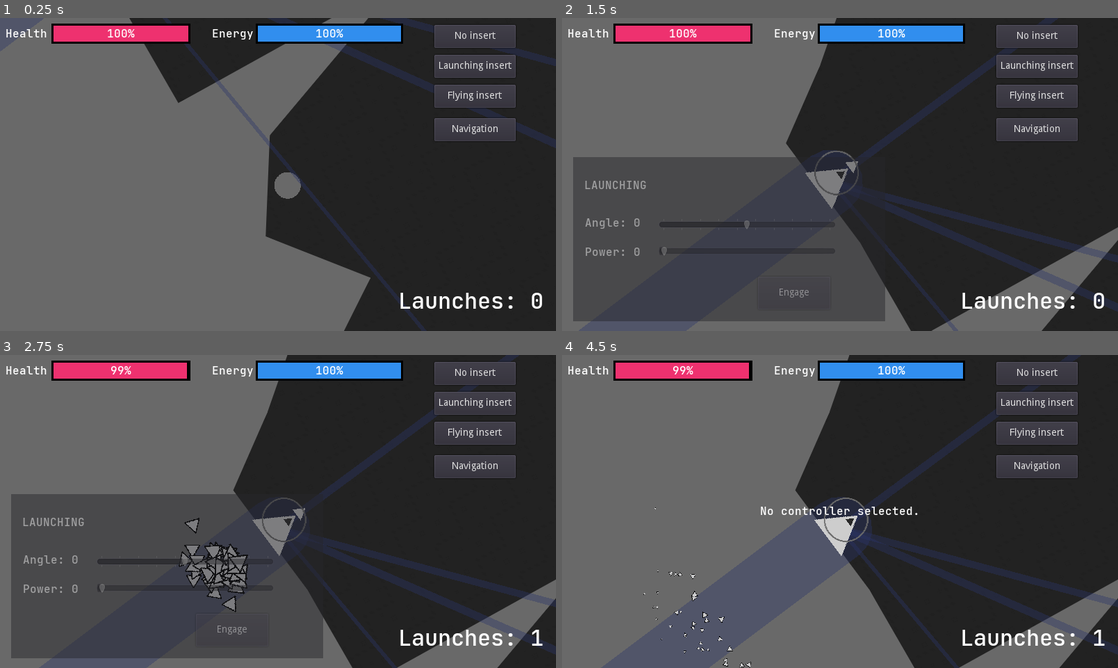
Above: before the commit, frames 1-4 (two rows, left to right).
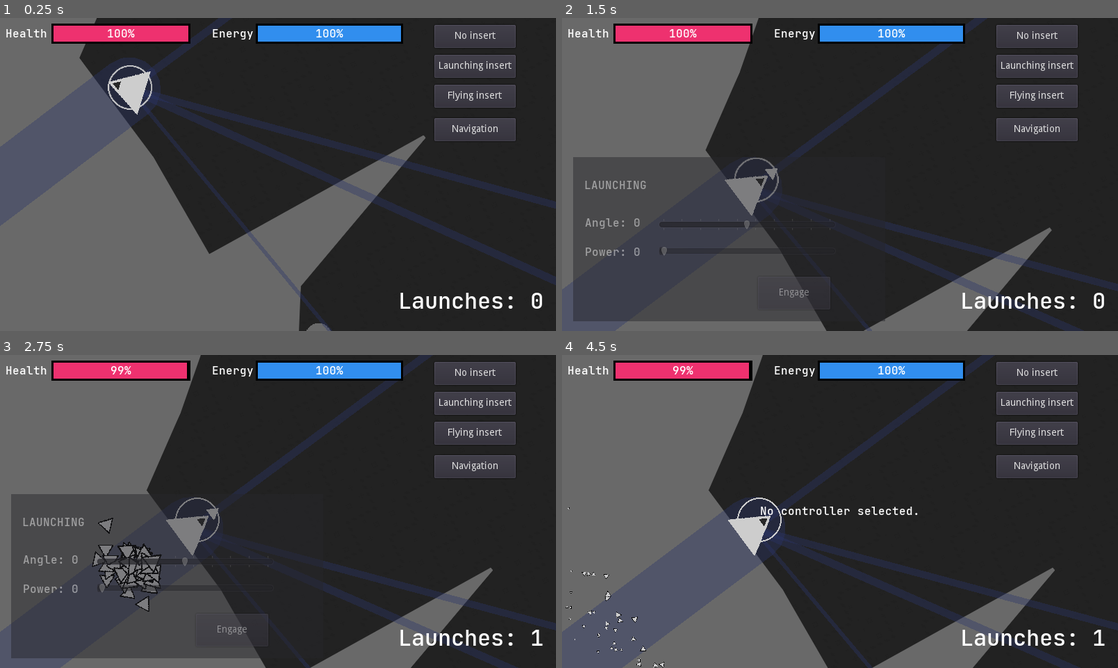
Above: after the commit, the same moments.

Repository: enricllagostera/de-volta
Game: Godot game, scene res://scenes/Game.tscn
The game is run twice, just before and just after one commit, with the same random seed, the same clock (stepped at 60 frames per second) and the same inputs.
Inputs:
- Up to frame 1 (0.25 s): no input
- Up to frame 2 (1.5 s): tap Enter (ui_accept) at 0.5, 0.77 s; hold Right (ui_right) 0.53-1.28 s; tap 1 (empty_controller) at 0.6 s; hold Down (ui_down) from 1.28 s (still down); tap 2 (launching_controller) at 1.35 s
- Up to frame 3 (2.75 s): tap Enter (ui_accept) at 1.52 s; release Down (ui_down) at 2 s; click "Engage" at 2 s
- Up to frame 4 (4.5 s): hold Right (ui_right) 2.78-3.53 s; tap 1 (empty_controller) at 2.85, 4.35 s; hold Up (ui_up) 3.53-4.28 s; tap 2 (launching_controller) at 3.6 s; tap Enter (ui_accept) at 3.77 s; hold Left (ui_left) from 4.28 s (still down)

The runs differ from the first frame. In frame 1, 25% of the frame differs, in the area x 14-100%, y 0-100%; in frame 2, 23%; in frame 3, 25%; in frame 4, 27%, in the area x 0-100%, y 0-100%.

Commit message:
feat: Adds new navigation system
The navigation system is now a separate controller insert. It pans around the level using a trackpad. Costs and GUI are functional.

Closes #1

Diff:
--- a/Map.gd
+++ b/Map.gd
@@ -1,15 +1,36 @@
 extends Node2D
+
+export var area_bounds:Rect2
+export var map_camera_smooth:float = 2.0
+var map_camera_target:Vector2
+
 
 
 func _ready():
 	get_tree().call_group("gravity_attractor", "add_body", $Player/Starship);
 
 
-func _process(_delta):
+func _process(delta):
+	if $MapCamera2D.current:
+		$MapCamera2D.offset = lerp($MapCamera2D.offset, map_camera_target, delta * map_camera_smooth)
 	var target_pos = $Player/Starship.position
 	$GameplayCamera2D.position = target_pos + Vector2(0, -25);
+	if area_bounds.has_point(target_pos):
+		$Player/Starship.entered_map_area()
+	else:
+		$Player/Starship.exited_map_area()
 
 
 func _on_Starship_navigation_engaged(is_active):
 	$GameplayCamera2D.current = not is_active;
 	$MapCamera2D.current = is_active;
+
+
+func _on_NavHSlider_value_changed(value):
+	var new_x = range_lerp(value, 0, 100, $MapCamera2D.limit_left, $MapCamera2D.limit_right - OS.window_size.x*$MapCamera2D.zoom.x)
+	map_camera_target.x = new_x
+
+
+func _on_NavVSlider_value_changed(value):
+	var new_y = range_lerp((100-value), 0, 100, $MapCamera2D.limit_top, $MapCamera2D.limit_bottom - OS.window_size.y*$MapCamera2D.zoom.y)
+	map_camera_target.y = new_y
--- a/OffscreenTimer.gd
+++ b/OffscreenTimer.gd
@@ -1,8 +1,3 @@
 extends Timer
 
 func _ready():
-	pass
-
-
-func _on_VisibilityNotifier2D_screen_exited():
-	start()
--- a/Player.gd
+++ b/Player.gd
@@ -12,6 +12,8 @@
 	_change_launch_angle(0)
 	_change_launch_power(0)
 	activate_launching_controller()
+	$Controllers/Navigating/NavHSlider.value = 50;
+	$Controllers/Navigating/NavVSlider.value = 50;
 	$JSBridge.js_call("testFunction")
 
 
--- a/Starship.gd
+++ b/Starship.gd
@@ -30,9 +30,10 @@
 var last_launch_direction = Vector2.UP
 var is_grounded = false
 var is_navigating = false
-var is_offscreen = false
+var is_out_of_bounds = false
 var is_dying = false
 var is_shielded = false
+var out_of_bounds_timer:Timer
 
 signal energy_changed(new_energy)
 signal launched(launch_count)
@@ -71,14 +72,14 @@
 	if controller == Controller.LAUNCHING and is_grounded:
 		$LaunchAim.visible = true
 		$LaunchAim.rotation = $Visual.rotation + deg2rad(launch_angle - 90)
-		if is_navigating:
-			_change_energy(energy - delta * energy_for_navigation_per_s)
 		display_launch_aim()
 	else:
 		$LaunchAim.visible = false
 
 
 func _physics_process(delta):
+	if is_navigating:
+		_change_energy(energy - delta * energy_for_navigation_per_s)
 	if not is_grounded:
 		velocity += -velocity * base_damp
 		var target_rotation = get_angle_to(position + velocity) + deg2rad(90)
@@ -109,7 +110,6 @@
 func launch():
 	if not has_enough_energy_to_launch():
 		return
-	is_navigating = false
 	emit_signal("navigation_engaged", false)
 	var launch_direction = global_position.direction_to($LaunchAim/Tip.global_position)
 	velocity += launch_direction * (launch_power * base_power)
@@ -128,7 +128,6 @@
 
 func _on_Goal_body_entered(body):
 	if body == self:
-		$VisibilityNotifier2D.free()
 		emit_signal("goal_reached", launch_count, energy)
 
 
@@ -164,14 +163,14 @@
 		$LaunchAim/Power.default_color = Color.black
 
 
-func entered_screen():
-	is_offscreen = false
+func entered_map_area():
+	is_out_of_bounds = false
 
 
-func exited_screen():
-	if is_offscreen:
+func exited_map_area():
+	if is_out_of_bounds:
 		return
-	is_offscreen = true
+	is_out_of_bounds = true
 	yield(get_tree().create_timer(OFFSCREEN_TIME_MAX), "timeout")
-	if is_offscreen:
+	if is_out_of_bounds:
 		emit_signal("died")
--- a/levels/LargeTestMap.tscn
+++ b/levels/LargeTestMap.tscn
@@ -54,6 +54,8 @@
 
 [node name="TestMap" type="Node2D"]
 script = ExtResource( 9 )
+area_bounds = Rect2( 0, 0, 2800, 2800 )
+map_camera_smooth = 4.0
 
 [node name="HUD" type="CanvasLayer" parent="."]
 
@@ -132,28 +134,8 @@
 "_edit_use_anchors_": false
 }
 
-[node name="GameplayCamera2D" type="Camera2D" parent="."]
-position = Vector2( 727, 1175 )
-current = true
-limit_left = -700
-limit_top = -500
-limit_right = 3000
-limit_bottom = 1700
-limit_smoothed = true
-smoothing_enabled = true
-editor_draw_limits = true
-
-[node name="MapCamera2D" type="Camera2D" parent="."]
-offset = Vector2( 3200, -475 )
-zoom = Vector2( 5, 5 )
-limit_left = 0
-limit_top = 0
-limit_right = 0
-limit_bottom = 0
-editor_draw_limits = true
-
 [node name="Backdrop" type="Polygon2D" parent="."]
-position = Vector2( 1342.5, 649 )
+position = Vector2( 2194, 1491 )
 color = Color( 0.133333, 0.133333, 0.133333, 1 )
 texture = ExtResource( 18 )
 texture_scale = Vector2( 0.5, 0.5 )
@@ -163,14 +145,15 @@
 offset_per_second = Vector2( 3, 1 )
 
 [node name="Scenario" type="Node2D" parent="."]
-modulate = Color( 0.411765, 0.411765, 0.411765, 1 )
 __meta__ = {
 "_edit_group_": true,
 "_edit_lock_": true
 }
 
 [node name="Terrain" parent="Scenario" instance=ExtResource( 10 )]
+modulate = Color( 0.411765, 0.411765, 0.411765, 1 )
 material = null
+position = Vector2( 428, 734 )
 color = Color( 1, 1, 1, 1 )
 texture = null
 polygon = PoolVector2Array( -982, -69, -976, -888, -535, -934, -500, -782, -353, -793, -399, -569, -220, -412, 36, -489 …(229 unchanged characters)…
@@ -179,11 +162,13 @@
 default_color = Color( 1, 1, 1, 1 )
 
 [node name="PlanetAttractorLeft3" parent="Scenario" instance=ExtResource( 28 )]
-position = Vector2( -982, 595 )
+modulate = Color( 0.411765, 0.411765, 0.411765, 1 )
+position = Vector2( -554, 1329 )
 
 [node name="Terrain3" parent="Scenario" instance=ExtResource( 10 )]
+modulate = Color( 0.411765, 0.411765, 0.411765, 1 )
 material = null
-position = Vector2( 2029, -1508 )
+position = Vector2( 2457, -774 )
 color = Color( 1, 1, 1, 1 )
 texture = null
 texture_rotation_degrees = 45.0
@@ -194,11 +179,14 @@
 default_color = Color( 1, 1, 1, 1 )
 
 [node name="PlanetAttractorLeft5" parent="Scenario" instance=ExtResource( 28 )]
-position = Vector2( 1047, -913 )
+modulate = Color( 0.411765, 0.411765, 0.411765, 1 )
+position = Vector2( 1475, -179 )
 mass = 5000.0
 
 [node name="Terrain2" parent="Scenario" instance=ExtResource( 11 )]
+modulate = Color( 0.411765, 0.411765, 0.411765, 1 )
 material = null
+position = Vector2( 2707, 896 )
 texture = null
 polygon = PoolVector2Array( -49, -434, 218, -642, 585, -713, 1065, -761, 1305, -134, 1821, 700, 1168, 1904, 608, 2021, 196, 1860, -129, 1600, -359, 1323, -519, 1088, -578, 802, -602, 522, -535, 310, -457, 140, -375, -76, -270, -233, -157, -353 )
 
@@ -206,10 +194,12 @@
 default_color = Color( 1, 1, 1, 1 )
 
 [node name="PlanetAttractorLeft2" parent="Scenario" instance=ExtResource( 28 )]
-position = Vector2( 2885, 789 )
+modulate = Color( 0.411765, 0.411765, 0.411765, 1 )
+position = Vector2( 3313, 1523 )
 
 [node name="Goal" type="Area2D" parent="Scenario"]
-position = Vector2( 727, 1186 )
+modulate = Color( 0.411765, 0.411765, 0.411765, 1 )
+position = Vector2( 1155, 1920 )
 script = ExtResource( 6 )
 __meta__ = {
 "_edit_group_": true
@@ -222,7 +212,8 @@
 shape = SubResource( 7 )
 
 [node name="Battery1" type="Area2D" parent="Scenario"]
-position = Vector2( 10, -325 )
+modulate = Color( 0.411765, 0.411765, 0.411765, 1 )
+position = Vector2( 438, 409 )
 script = ExtResource( 4 )
 __meta__ = {
 "_edit_group_": true
@@ -236,7 +227,8 @@
 shape = SubResource( 8 )
 
 [node name="Battery2" type="Area2D" parent="Scenario"]
-position = Vector2( 1015, 254 )
+modulate = Color( 0.411765, 0.411765, 0.411765, 1 )
+position = Vector2( 1443, 988 )
 script = ExtResource( 4 )
 __meta__ = {
 "_edit_group_": true
@@ -250,7 +242,8 @@
 shape = SubResource( 8 )
 
 [node name="Battery3" type="Area2D" parent="Scenario"]
-position = Vector2( 329, 693 )
+modulate = Color( 0.411765, 0.411765, 0.411765, 1 )
+position = Vector2( 757, 1427 )
 script = ExtResource( 4 )
 __meta__ = {
 "_edit_group_": true
@@ -264,7 +257,8 @@
 shape = SubResource( 8 )
 
 [node name="Battery4" type="Area2D" parent="Scenario"]
-position = Vector2( 1641, 757 )
+modulate = Color( 0.411765, 0.411765, 0.411765, 1 )
+position = Vector2( 2069, 1491 )
 script = ExtResource( 4 )
 __meta__ = {
 "_edit_group_": true
@@ -278,7 +272,8 @@
 shape = SubResource( 8 )
 
 [node name="Battery5" type="Area2D" parent="Scenario"]
-position = Vector2( 127, 318 )
+modulate = Color( 0.411765, 0.411765, 0.411765, 1 )
+position = Vector2( 555, 1052 )
 script = ExtResource( 4 )
 __meta__ = {
 "_edit_group_": true
@@ -292,31 +287,52 @@
 shape = SubResource( 8 )
 
 [node name="Asteroid1" parent="Scenario" instance=ExtResource( 28 )]
-position = Vector2( 938, 1268 )
+modulate = Color( 0.411765, 0.411765, 0.411765, 1 )
+position = Vector2( 1366, 2002 )
 mass = 4000.0
 
 [node name="Visual" parent="Scenario/Asteroid1" index="1"]
 scale = Vector2( 5, 5 )
 
 [node name="Asteroid2" parent="Scenario" instance=ExtResource( 28 )]
-position = Vector2( 938, 450 )
+modulate = Color( 0.411765, 0.411765, 0.411765, 1 )
+position = Vector2( 1366, 1184 )
 mass = 4000.0
 
 [node name="Visual" parent="Scenario/Asteroid2" index="1"]
 scale = Vector2( 5, 5 )
 
+[node name="LaunchPoint" parent="Scenario" instance=ExtResource( 20 )]
+self_modulate = Color( 0.803922, 0.803922, 0.803922, 1 )
+position = Vector2( 284, 694 )
+
+[node name="LaunchPoint2" parent="Scenario" instance=ExtResource( 20 )]
+self_modulate = Color( 0.803922, 0.803922, 0.803922, 1 )
+position = Vector2( 332, 2334 )
+
+[node name="LaunchPoint3" parent="Scenario" instance=ExtResource( 20 )]
+self_modulate = Color( 0.803922, 0.803922, 0.803922, 1 )
+position = Vector2( 2580, 478 )
+
+[node name="LaunchPoint4" parent="Scenario" instance=ExtResource( 20 )]
+self_modulate = Color( 0.803922, 0.803922, 0.803922, 1 )
+position = Vector2( 2140, 1926 )
+
+[node name="LaunchPoint5" parent="Scenario" instance=ExtResource( 20 )]
+self_modulate = Color( 0.803922, 0.803922, 0.803922, 1 )
+position = Vector2( 1236, 1024 )
+
 [node name="Player" type="Node2D" parent="."]
 script = ExtResource( 5 )
 
 [node name="Starship" parent="Player" groups=["starship"] instance=ExtResource( 2 )]
 modulate = Color( 0.803922, 0.803922, 0.803922, 1 )
-position = Vector2( 1696, 560 )
+position = Vector2( 2124, 1294 )
 base_power = 6.0
 base_damp = 0.001
 base_gravity = 0
 velocity_damage_rate = 0.05
 energy_per_launch_power_rate = 0.2
-energy_for_navigation_per_s = 1.0
 
 [node name="JSBridge" type="Node" parent="Player"]
 script = ExtResource( 8 )
@@ -506,7 +522,7 @@
 "_edit_use_anchors_": false
 }
 
-[node name="HSlider" type="HSlider" parent="Player/Controllers/Navigating"]
+[node name="NavHSlider" type="HSlider" parent="Player/Controllers/Navigating"]
 anchor_top = 1.0
 anchor_bottom = 1.0
 margin_left = 48.0
@@ -514,7 +530,7 @@
 margin_right = 256.0
 margin_bottom = -13.0
 
-[node name="VSlider" type="VSlider" parent="Player/Controllers/Navigating"]
+[node name="NavVSlider" type="VSlider" parent="Player/Controllers/Navigating"]
 anchor_top = 1.0
 anchor_bottom = 1.0
 margin_left = 17.0
@@ -567,7 +583,7 @@
 
 [node name="PlaybackSystem" type="Node2D" parent="."]
 script = ExtResource( 21 )
-launch_points = [ NodePath("LaunchPoint"), NodePath("LaunchPoint2"), NodePath("LaunchPoint3"), NodePath("LaunchPoint4"), NodePath("LaunchPoint5") ]
+launch_points = [ NodePath("../Scenario/LaunchPoint"), NodePath("../Scenario/LaunchPoint2"), NodePath("../Scenario/LaunchPoint3"), NodePath("../Scenario/LaunchPoint4"), NodePath("../Scenario/LaunchPoint5") ]
 player_node = NodePath("../Player/Starship")
 ghost_prefab = ExtResource( 16 )
 
@@ -577,25 +593,27 @@
 position_target = NodePath("../../Player/Starship")
 rotation_target = NodePath("../../Player/Starship/Visual")
 
-[node name="LaunchPoint" parent="PlaybackSystem" instance=ExtResource( 20 )]
-modulate = Color( 0.411765, 0.411765, 0.411765, 1 )
-position = Vector2( -144, -40 )
-
-[node name="LaunchPoint2" parent="PlaybackSystem" instance=ExtResource( 20 )]
-modulate = Color( 0.411765, 0.411765, 0.411765, 1 )
-position = Vector2( -96, 1600 )
-
-[node name="LaunchPoint3" parent="PlaybackSystem" instance=ExtResource( 20 )]
-modulate = Color( 0.411765, 0.411765, 0.411765, 1 )
-position = Vector2( 2152, -256 )
-
-[node name="LaunchPoint4" parent="PlaybackSystem" instance=ExtResource( 20 )]
-modulate = Color( 0.411765, 0.411765, 0.411765, 1 )
-position = Vector2( 1712, 1192 )
-
-[node name="LaunchPoint5" parent="PlaybackSystem" instance=ExtResource( 20 )]
-modulate = Color( 0.411765, 0.411765, 0.411765, 1 )
-position = Vector2( 808, 290 )
+[node name="MapCamera2D" type="Camera2D" parent="."]
+offset = Vector2( 1000, 0 )
+zoom = Vector2( 2.5, 2.5 )
+limit_left = 0
+limit_top = 0
+limit_right = 2800
+limit_bottom = 2800
+limit_smoothed = true
+smoothing_enabled = true
+editor_draw_limits = true
+
+[node name="GameplayCamera2D" type="Camera2D" parent="."]
+position = Vector2( 727, 1175 )
+current = true
+limit_left = 0
+limit_top = 0
+limit_right = 2800
+limit_bottom = 2800
+limit_smoothed = true
+smoothing_enabled = true
+editor_draw_limits = true
 
 [connection signal="body_entered" from="Scenario/Goal" to="Player/Starship" method="_on_Goal_body_entered"]
 [connection signal="body_entered" from="Scenario/Battery1" to="Scenario/Battery1" method="_on_Battery_body_entered"]
@@ -613,6 +631,8 @@
 [connection signal="value_changed" from="Player/Controllers/Launching/PowerHSlider" to="Player" method="_on_PowerHSlider_value_changed"]
 [connection signal="pressed" from="Player/Controllers/Launching/EngageButton" to="Player" method="_on_EngageButton_pressed"]
 [connection signal="toggled" from="Player/Controllers/Flying/ShieldButton" to="Player" method="_on_ShieldButton_toggled"]
+[connection signal="value_changed" from="Player/Controllers/Navigating/NavHSlider" to="." method="_on_NavHSlider_value_changed"]
+[connection signal="value_changed" from="Player/Controllers/Navigating/NavVSlider" to="." method="_on_NavVSlider_value_changed"]
 [connection signal="pressed" from="Player/Controllers/EmptyButton" to="Player" method="_on_EmptyButton_pressed"]
 [connection signal="pressed" from="Player/Controllers/LauncherButton" to="Player" method="_on_LauncherButton_pressed"]
 [connection signal="pressed" from="Player/Controllers/FlyingButton" to="Player" method="_on_FlyingButton_pressed"]
--- a/levels/PlaybackSystem.gd
+++ b/levels/PlaybackSystem.gd
@@ -8,8 +8,9 @@
 onready var player = get_node(player_node)
 onready var play_count = Main.play_count;
 
-var current_index;
-var level_name = "level_one";
+var current_index
+var level_name = "level_one"
+
 
 func _ready():
 #	Calculate current launch point current_index based on number of plays
--- a/scenes/Starship.tscn
+++ b/scenes/Starship.tscn
@@ -98,8 +98,3 @@
 angle_random = 1.0
 scale_amount_random = 0.41
 scale_amount_curve = SubResource( 3 )
-
-[node name="VisibilityNotifier2D" type="VisibilityNotifier2D" parent="."]
-
-[connection signal="screen_entered" from="VisibilityNotifier2D" to="." method="entered_screen"]
-[connection signal="screen_exited" from="VisibilityNotifier2D" to="." method="exited_screen"]
